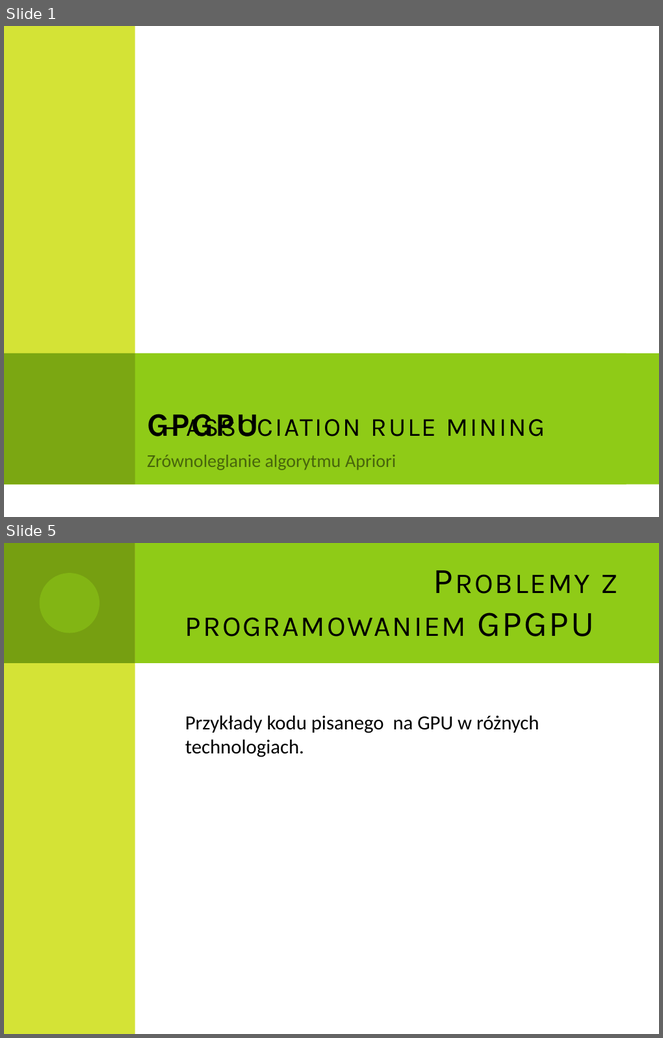
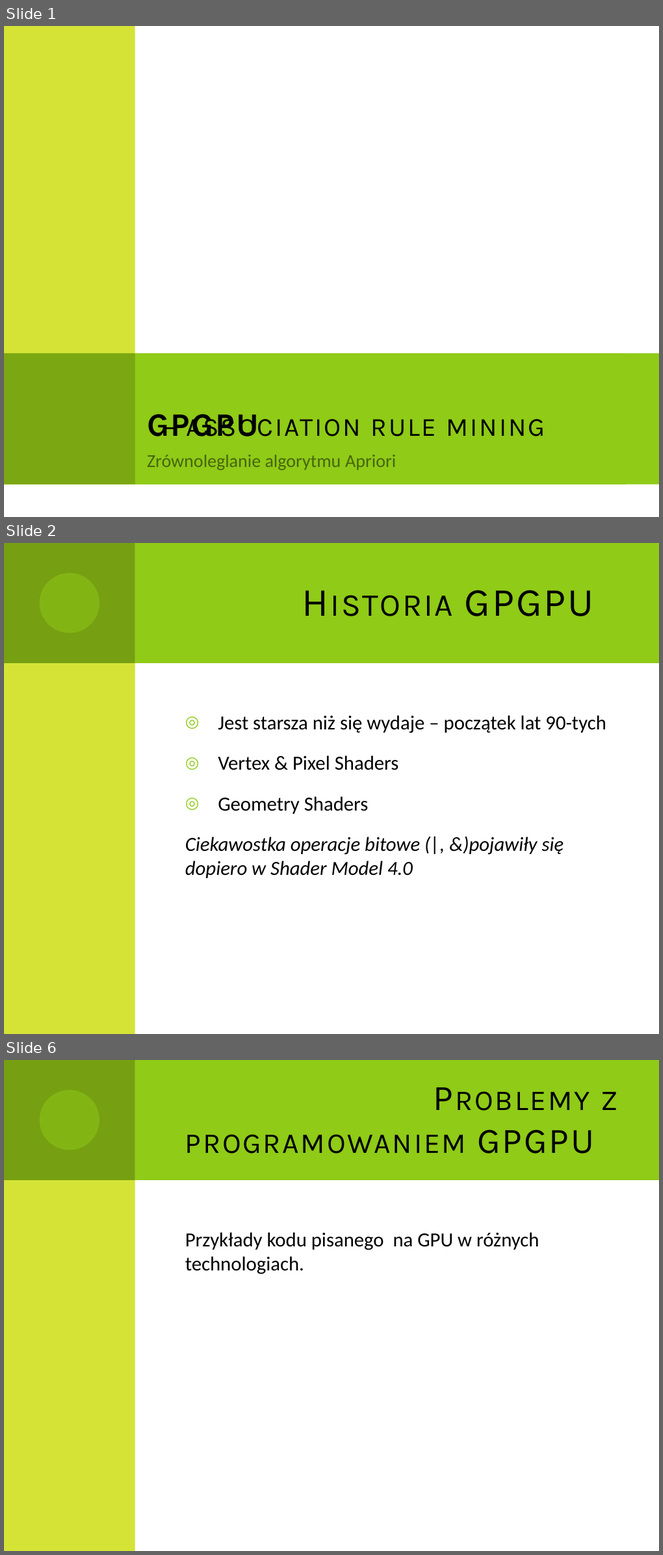
Before and after one commit to Dzess/DMARF, a slide deck: presentation/GPGPU_in_data_minig.pptx. Shown one above the other, each under a label of ours: slides 1 and 5 before the commit, slides 1, 2 and 6 after it; the slides between them are not shown. The pictures are 663x1038 and 663x1555 pixels, drawn with LibreOffice and Linux fonts; fonts in the diff are those of the drawing. Boxes give left, top, right and bottom in pixels: in the first picture for what was removed or moved away, otherwise in the second. Text is boxed around its words. In the diff, an @@ line names an element or a change of style, - is before the commit and + after.

```diff
--- a/presentation/GPGPU_in_data_minig.pptx
+++ b/presentation/GPGPU_in_data_minig.pptx
@@ slide 2 added at (x1=4, y1=543, x2=659, y2=1034), background #FFFFFF; not listed: 4 template elements that a slide beside it also shows @@
@@ title added at (x1=465, y1=590, x2=594, y2=616), 44 pt, text #000000, small capitals @@
+Historia GPGPU
@@ text added at (x1=185, y1=715, x2=607, y2=878), 22 pt, text #000000 @@
+◎ Jest starsza niż się wydaje – początek lat 90-tych
+◎ Vertex & Pixel Shaders
+◎ Geometry Shaders
+Ciekawostka operacje bitowe (|, &)pojawiły się dopiero w Shader Model 4.0
@@ what was slide 5 is now slide 6 @@
```
Also in this commit, not shown: 6 slides changed, 2 other slides added, 1 slide removed.
